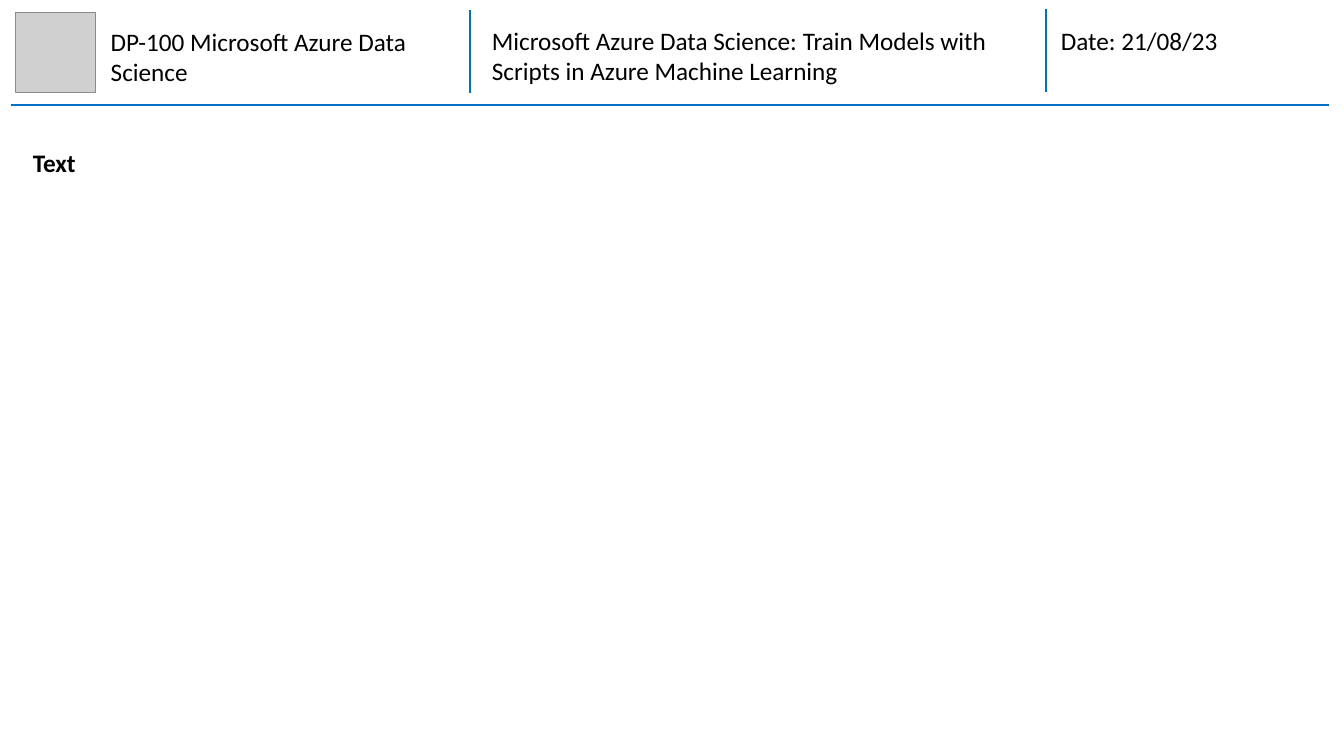
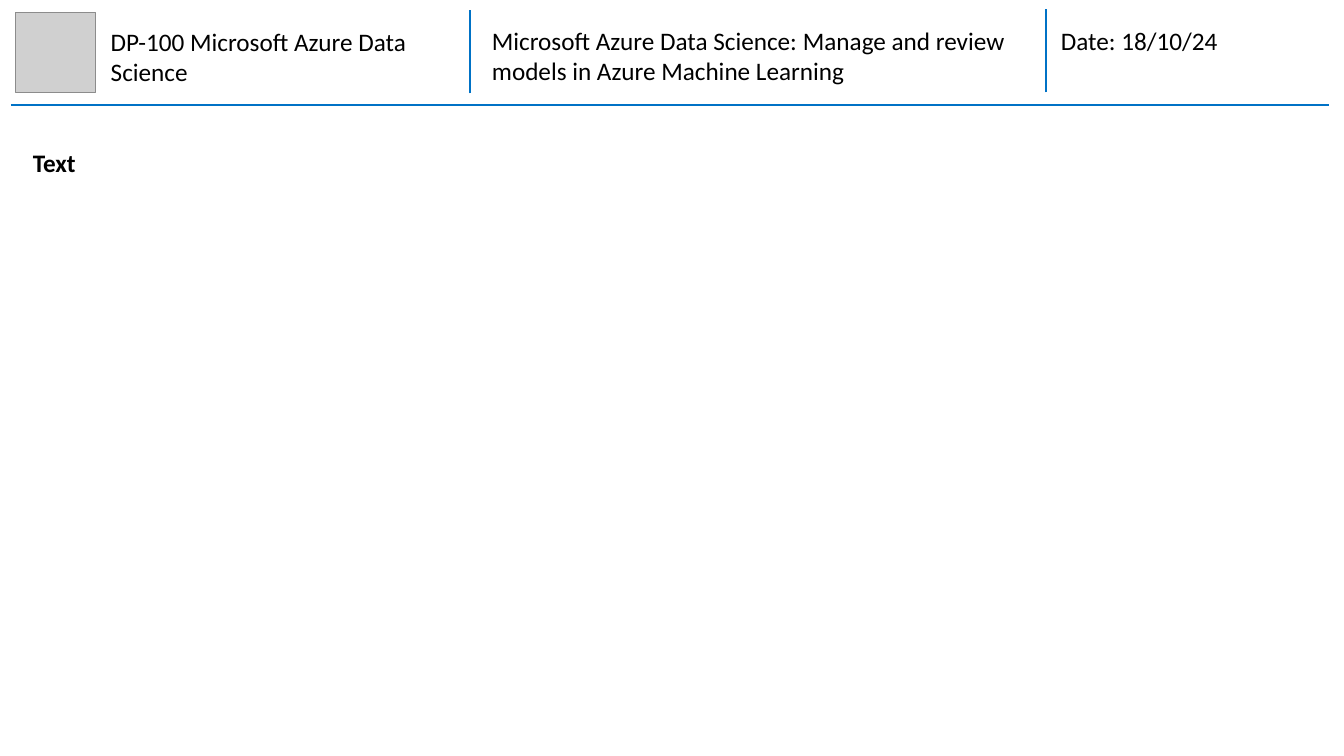
Before and after one commit to mhaythornthwaite/Testing_ML_Algorithms, a slide deck: slide 18 of Azure_DP-100_Data_Science/MJH_DP-100_Azure_DS_Notes.pptx (slide 8 before the commit). Drawn at 1344x756 pixels with LibreOffice and Linux fonts; fonts in the diff are those of the drawing; grey boxes stand for pictures. Boxes give left, top, right and bottom in pixels: in the first picture for what was removed or moved away, otherwise in the second. Text is boxed around its words. In the diff, an @@ line names an element or a change of style, - is before the commit and + after.

Commit message:
Azure DP100 Section 1

```diff
--- a/Azure_DP-100_Data_Science/MJH_DP-100_Azure_DS_Notes.pptx
+++ b/Azure_DP-100_Data_Science/MJH_DP-100_Azure_DS_Notes.pptx
@@ text at box(492, 32, 1004, 85): text changed @@
-Microsoft Azure Data Science: Train Models with Scripts in Azure Machine Learning
+Microsoft Azure Data Science: Manage and review models in Azure Machine Learning
@@ text at box(1061, 32, 1217, 51): text changed @@
-Date: 21/08/23
+Date: 18/10/24
```
Also in this commit, not shown: 11 other slides changed, 8 slides added.
